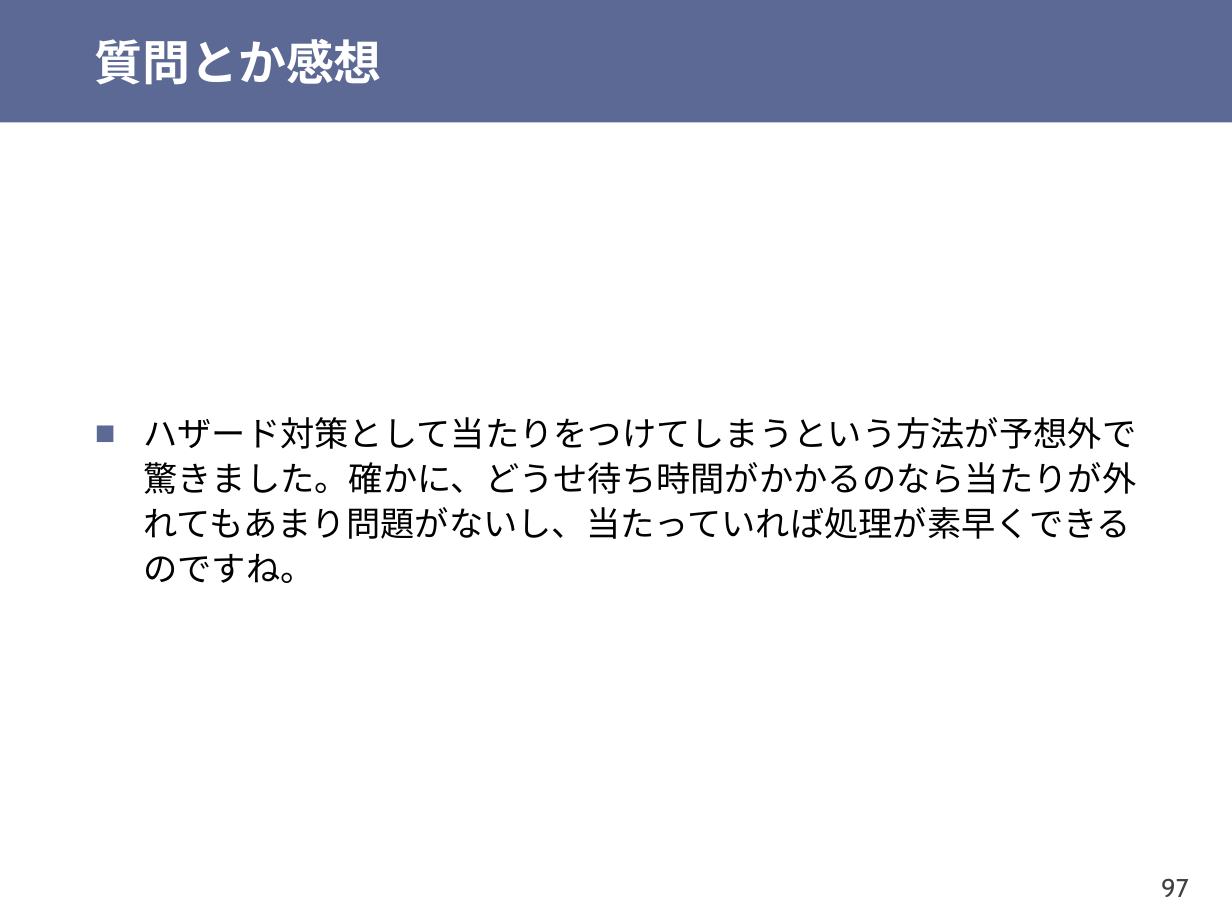
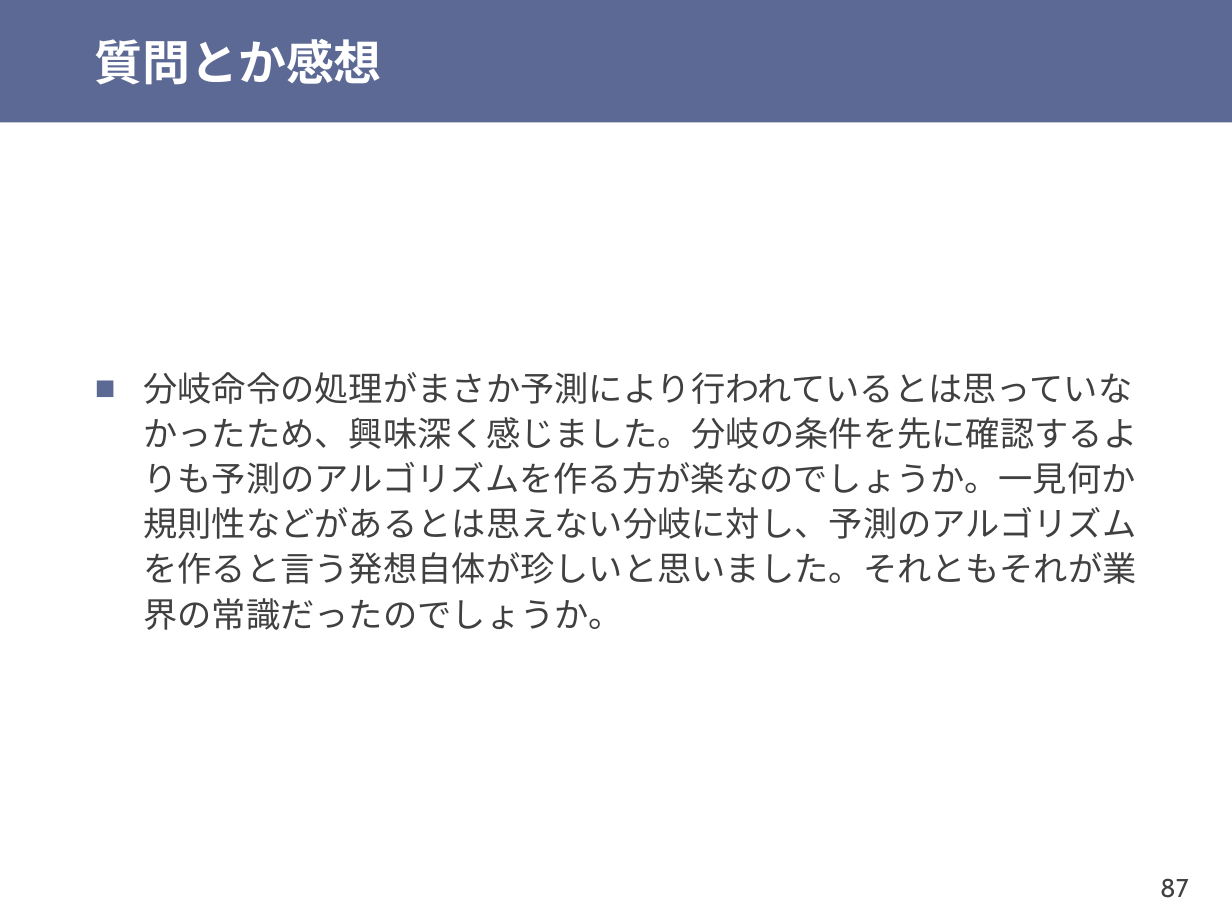
Before and after one commit to shioyadan/otya-computer-architecture-i, a slide deck: slide 87 of cai-shioya-07.pptx (slide 97 before the commit). Drawn at 1232x924 pixels with LibreOffice and Linux fonts; fonts in the diff are those of the drawing. Boxes give left, top, right and bottom in pixels: in the first picture for what was removed or moved away, otherwise in the second. Text is boxed around its words. In the diff, an @@ line names an element or a change of style, - is before the commit and + after.

```diff
--- a/cai-shioya-07.pptx
+++ b/cai-shioya-07.pptx
@@ text at box(143, 372, 1137, 630): text changed; font Noto Sans CJK JP to Cabin; text colour #000000 to #404040 @@
-■ ハザード対策として当たりをつけてしまうという方法が予想外で驚きました。確かに、どうせ待ち時間がかかるのなら当たりが外れてもあまり問題がないし、当たっていれば処理が素早くできるのですね。
+■ 分岐命令の処理がまさか予測により行われているとは思っていなかったため、興味深く感じました。分岐の条件を先に確認するよりも予測のアルゴリズムを作る方が楽なのでしょうか。一見何か規則性などがあるとは思えない分岐に対し、予測のアルゴリズムを作ると言う発想自体が珍しいと思いました。それともそれが業界の常識だったのでしょうか。
@@ page number at box(1160, 878, 1189, 898): text changed @@
-97
+87
```
Also in this commit, not shown: 26 other slides changed, 4 slides added, 2 slides removed, 1 other file.
